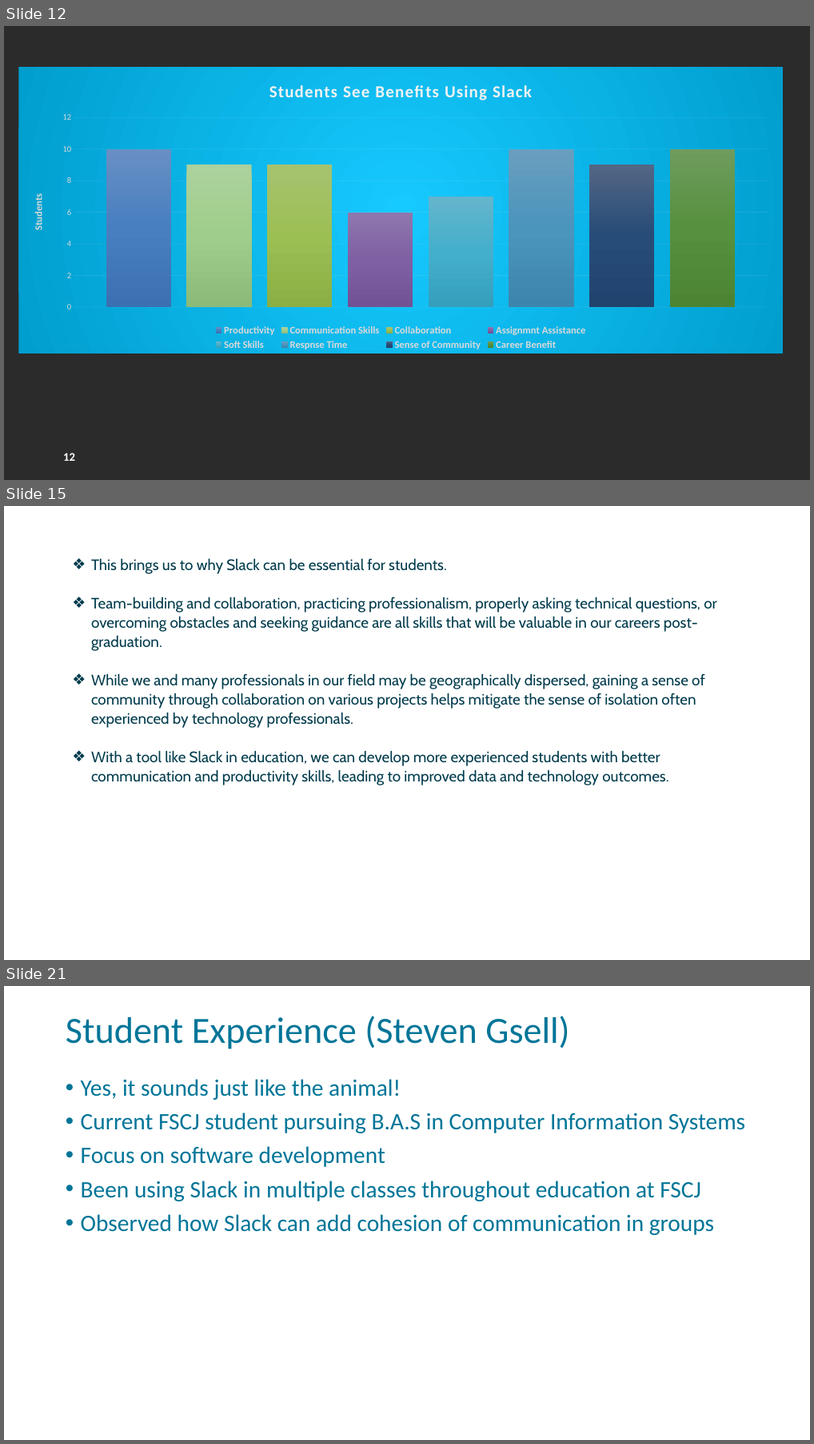
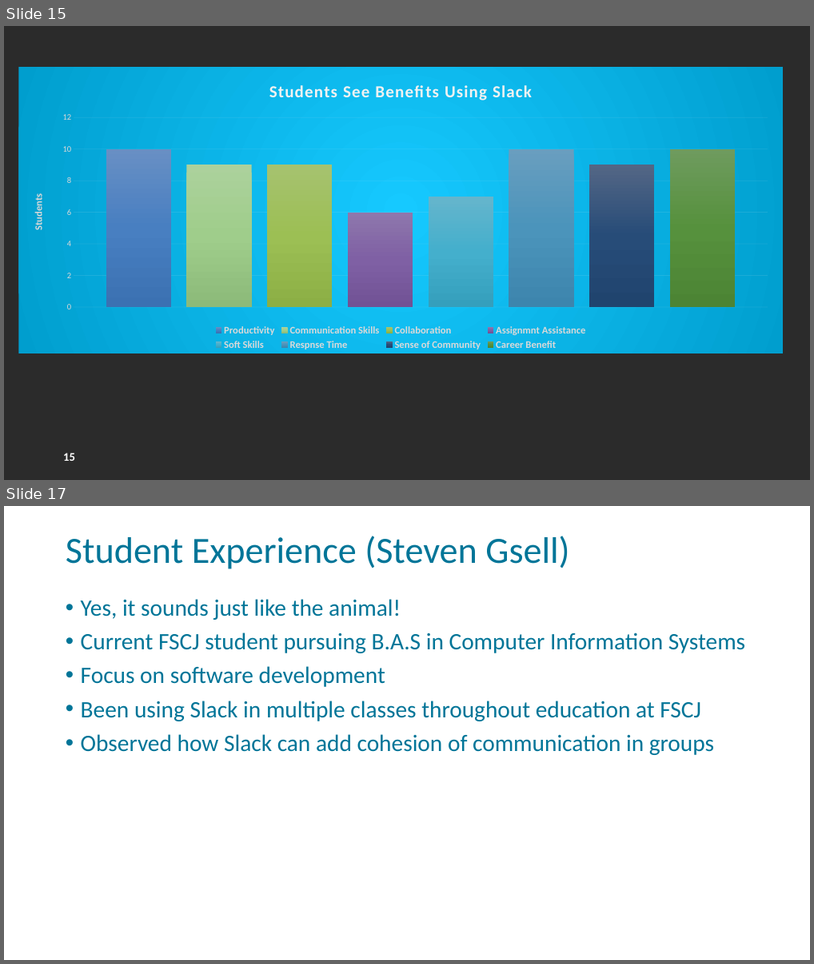
Before and after one commit to FSCJ-FacultyDev/HITEC2024, a slide deck: LeveragingSlackForStudentCollaboration.pptx. Shown one above the other, each under a label of ours: slides 12, 15 and 21 before the commit, slides 15 and 17 after it; the slides between them are not shown. The pictures are 814x1444 and 814x964 pixels, drawn with LibreOffice and Linux fonts; fonts in the diff are those of the drawing; background and template pictures are left out; a plain dark background stands for a picture behind light text. Boxes give left, top, right and bottom in pixels: in the first picture for what was removed or moved away, otherwise in the second. Text is boxed around its words. In the diff, an @@ line names an element or a change of style, - is before the commit and + after.

Commit message:
Added survey questions_KA

```diff
--- a/LeveragingSlackForStudentCollaboration.pptx
+++ b/LeveragingSlackForStudentCollaboration.pptx
@@ slide 15 removed at (4, 506, 810, 960), background picture (left out); not listed: 1 template element that a slide beside it also shows @@
@@ text removed at (91, 558, 717, 785) @@
-❖ This brings us to why Slack can be essential for students.
-❖ Team-building and collaboration, practicing professionalism, properly asking technical questions, or overcoming obstacles and seeking guidance are all skills that will be valuable in our careers post-graduation.
-❖ While we and many professionals in our field may be geographically dispersed, gaining a sense of community through collaboration on various projects helps mitigate the sense of isolation often experienced by technology professionals.
-❖ With a tool like Slack in education, we can develop more experienced students with better communication and productivity skills, leading to improved data and technology outcomes.
@@ what was slide 12 is now slide 15 @@
@@ page number at (63, 452, 75, 460): text changed @@
-12
+15
@@ what was slide 21 is now slide 17 @@
```
Also in this commit, not shown: 6 slides changed, 3 slides added, 6 other slides removed.
